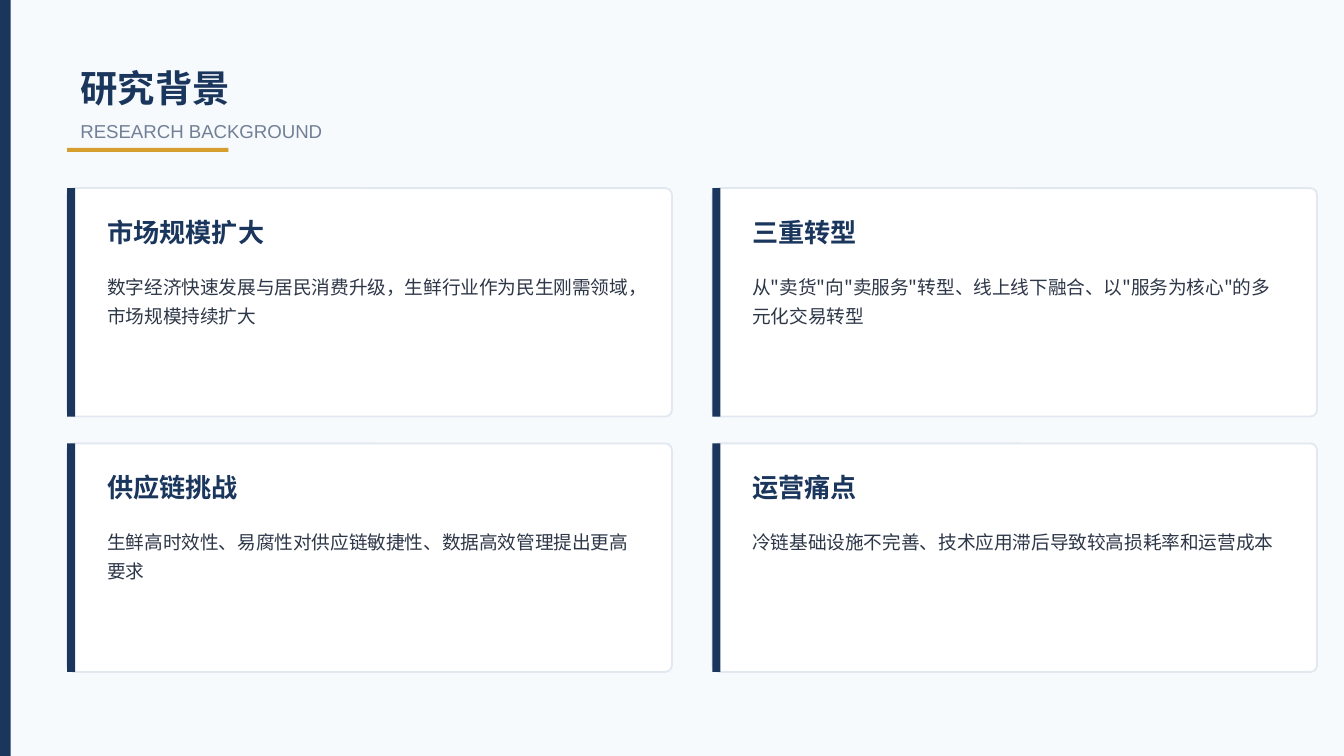
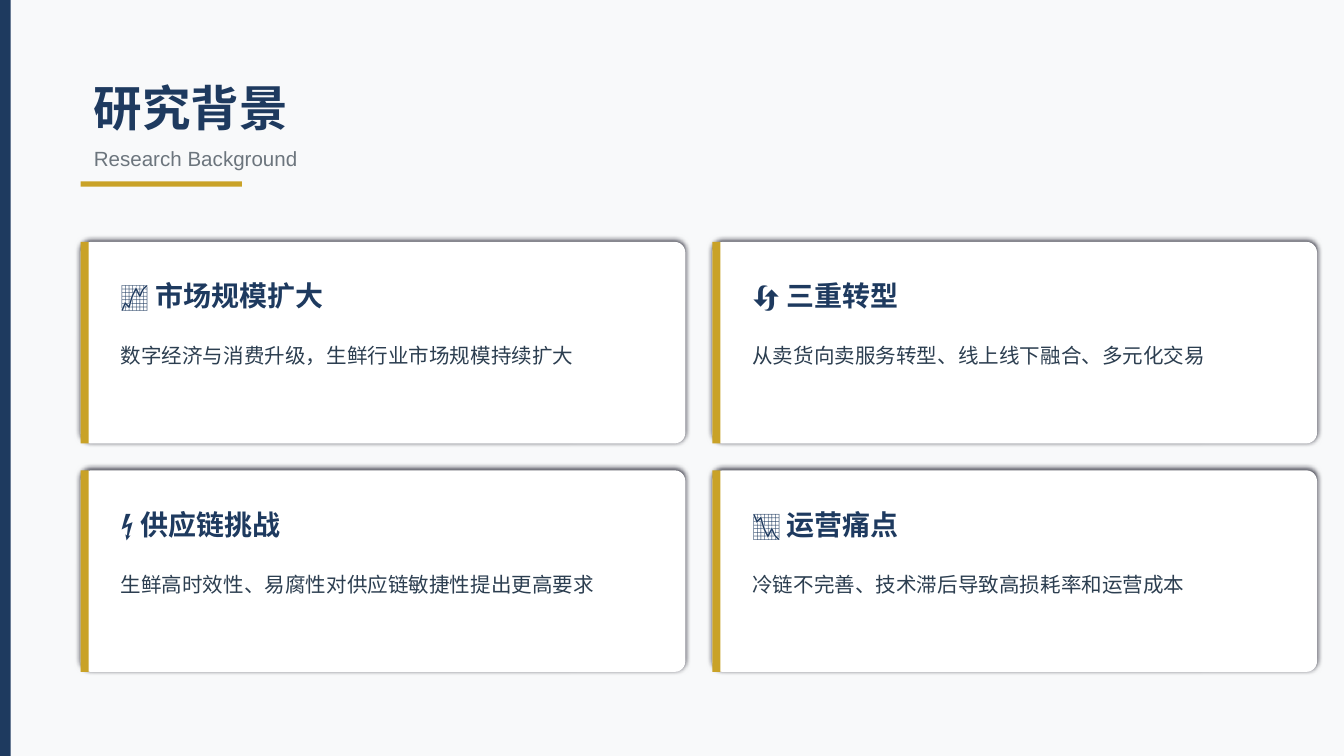
Before and after one commit to lvolk555/Trea--warehouse-, a slide deck: slide 4 of 生鲜超市综合管理系统_毕业答辩PPT.pptx. Drawn at 1344x756 pixels with LibreOffice and Linux fonts; fonts in the diff are those of the drawing. Boxes give left, top, right and bottom in pixels: in the first picture for what was removed or moved away, otherwise in the second. Text is boxed around its words. In the diff, an @@ line names an element or a change of style, - is before the commit and + after.

```diff
--- a/生鲜超市综合管理系统_毕业答辩PPT.pptx
+++ b/生鲜超市综合管理系统_毕业答辩PPT.pptx
@@ background #F7FAFC to #F8F9FA @@
@@ text "研究背景": place and size @@
-text "研究背景" at box(80, 70, 230, 106)
+text "研究背景" at box(94, 84, 288, 131)
@@ text "研究背景" at box(94, 84, 288, 131): size 20 to 26 pt, text colour #1A365D to #1E3A5F @@
@@ text at box(94, 151, 298, 170): text changed; size 10 to 11 pt; text colour #718096 to #6C757D @@
-RESEARCH BACKGROUND
+Research Background
@@ rectangle: place and size @@
-rectangle at box(67, 148, 228, 152)
+rectangle at box(81, 181, 242, 187)
@@ rectangle at box(81, 181, 242, 187): fill #D69E2E to #C9A227 @@
@@ outline #E2E8F0 1 pt to none; shadow on; proportions changed in 4 elements at box(712, 470, 1317, 672), box(81, 470, 685, 672), box(712, 242, 1317, 444), box(81, 242, 685, 444) @@
@@ fill #1A365D to #C9A227 in 4 elements at box(712, 470, 720, 672), box(81, 470, 89, 672), box(712, 242, 720, 444), box(81, 242, 89, 444) @@
@@ rounded rectangle: place and size @@
-rounded rectangle at box(67, 188, 672, 417)
+rounded rectangle at box(81, 242, 685, 444)
@@ rectangle: place and size @@
-rectangle at box(67, 188, 75, 417)
+rectangle at box(81, 242, 89, 444)
@@ rounded rectangle: place and size @@
-rounded rectangle at box(712, 188, 1317, 417)
+rounded rectangle at box(712, 242, 1317, 444)
@@ rectangle: place and size @@
-rectangle at box(712, 188, 720, 417)
+rectangle at box(712, 242, 720, 444)
@@ text at box(155, 282, 323, 309): text changed; size 14 to 15 pt; text colour #1A365D to #1E3A5F @@
-市场规模扩大
+📈 市场规模扩大
@@ text at box(786, 282, 898, 309): text changed; size 14 to 15 pt; text colour #1A365D to #1E3A5F @@
-三重转型
+🔄 三重转型
@@ text at box(121, 345, 574, 365): text changed; size 10 to 11 pt; text colour #2D3748 to #2C3E50 @@
-数字经济快速发展与居民消费升级，生鲜行业作为民生刚需领域，市场规模持续扩大
+数字经济与消费升级，生鲜行业市场规模持续扩大
@@ text at box(752, 345, 1205, 365): text changed; size 10 to 11 pt; text colour #2D3748 to #2C3E50 @@
-从"卖货"向"卖服务"转型、线上线下融合、以"服务为核心"的多元化交易转型
+从卖货向卖服务转型、线上线下融合、多元化交易
@@ rounded rectangle: place and size @@
-rounded rectangle at box(67, 444, 672, 672)
+rounded rectangle at box(81, 470, 685, 672)
@@ rectangle: place and size @@
-rectangle at box(67, 444, 75, 672)
+rectangle at box(81, 470, 89, 672)
@@ rounded rectangle: place and size @@
-rounded rectangle at box(712, 444, 1317, 672)
+rounded rectangle at box(712, 470, 1317, 672)
@@ rectangle: place and size @@
-rectangle at box(712, 444, 720, 672)
+rectangle at box(712, 470, 720, 672)
@@ text at box(140, 511, 280, 538): text changed; size 14 to 15 pt; text colour #1A365D to #1E3A5F @@
-供应链挑战
+⚡ 供应链挑战
@@ text at box(787, 511, 899, 538): text changed; size 14 to 15 pt; text colour #1A365D to #1E3A5F @@
-运营痛点
+📉 运营痛点
@@ text at box(121, 574, 594, 594): text changed; size 10 to 11 pt; text colour #2D3748 to #2C3E50 @@
-生鲜高时效性、易腐性对供应链敏捷性、数据高效管理提出更高要求
+生鲜高时效性、易腐性对供应链敏捷性提出更高要求
@@ text at box(752, 574, 1184, 594): text changed; size 10 to 11 pt; text colour #2D3748 to #2C3E50 @@
-冷链基础设施不完善、技术应用滞后导致较高损耗率和运营成本
+冷链不完善、技术滞后导致高损耗率和运营成本
```
Also in this commit, not shown: 15 other slides changed, 6 slides added, 6 slides removed.
